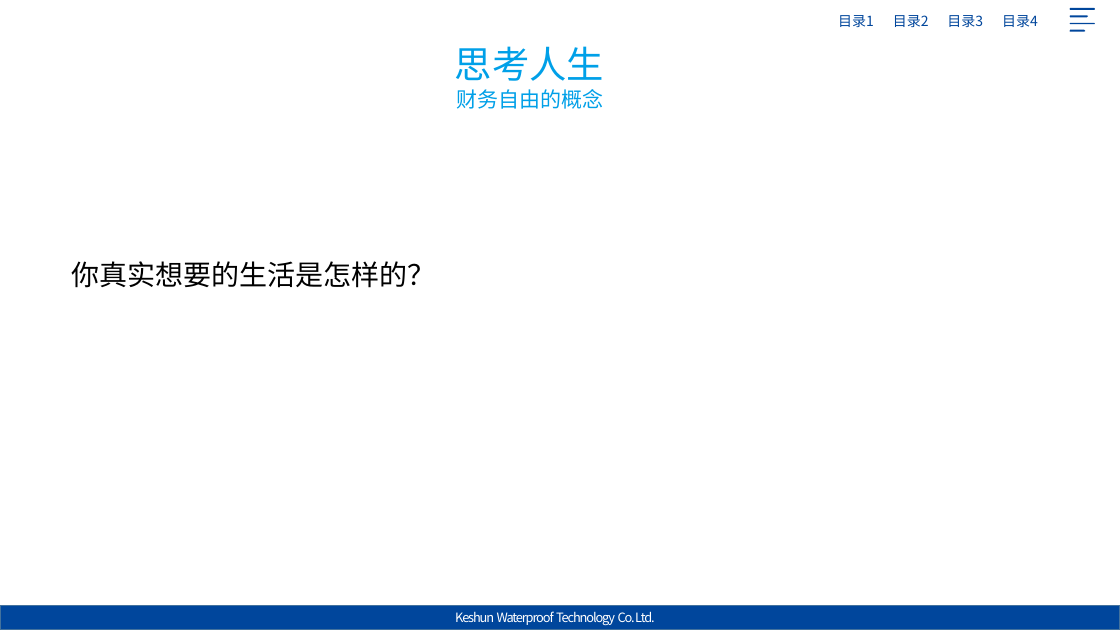
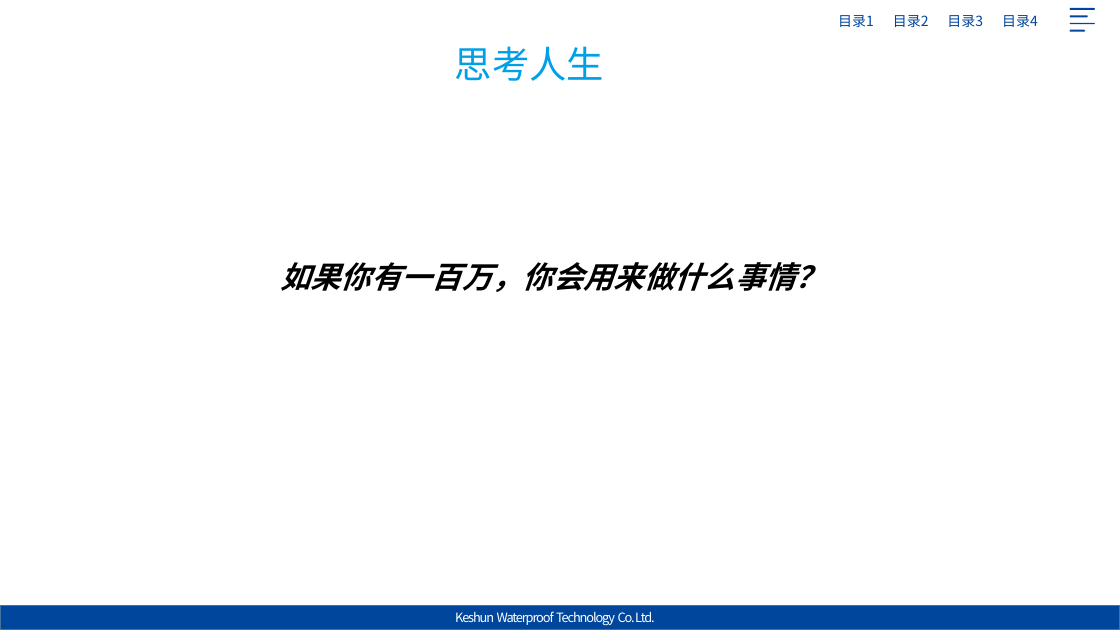
Before and after one commit to Jack-liangqihua/ABAP_CODER, a slide deck: slide 14 of 专题研究/晨会主题/201904财务自由.pptx (slide 13 before the commit). Drawn at 1120x630 pixels with LibreOffice and Linux fonts; fonts in the diff are those of the drawing; background and template pictures are left out. Boxes give left, top, right and bottom in pixels: in the first picture for what was removed or moved away, otherwise in the second. Text is boxed around its words. In the diff, an @@ line names an element or a change of style, - is before the commit and + after.

```diff
--- a/专题研究/晨会主题/201904财务自由.pptx
+++ b/专题研究/晨会主题/201904财务自由.pptx
@@ text at (x1=456, y1=89, x2=603, y2=109): paragraph removed @@
-财务自由的概念
@@ text at (x1=280, y1=262, x2=826, y2=292): text changed; size 24 to 26 pt; bold on; italic on @@
-你真实想要的生活是怎样的？
+如果你有一百万，你会用来做什么事情？
```
Also in this commit, not shown: 1 other slide changed, 1 slide added.
